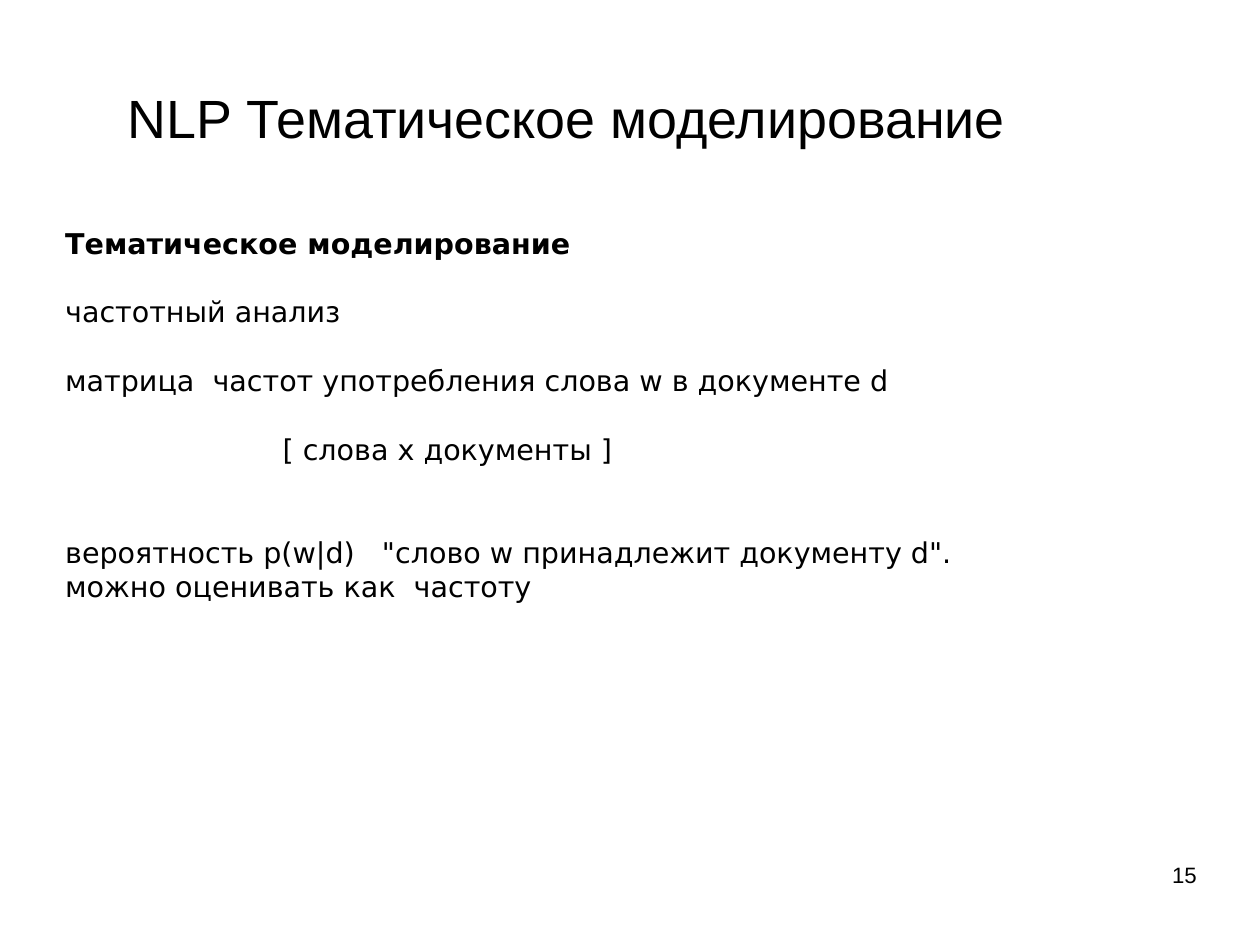
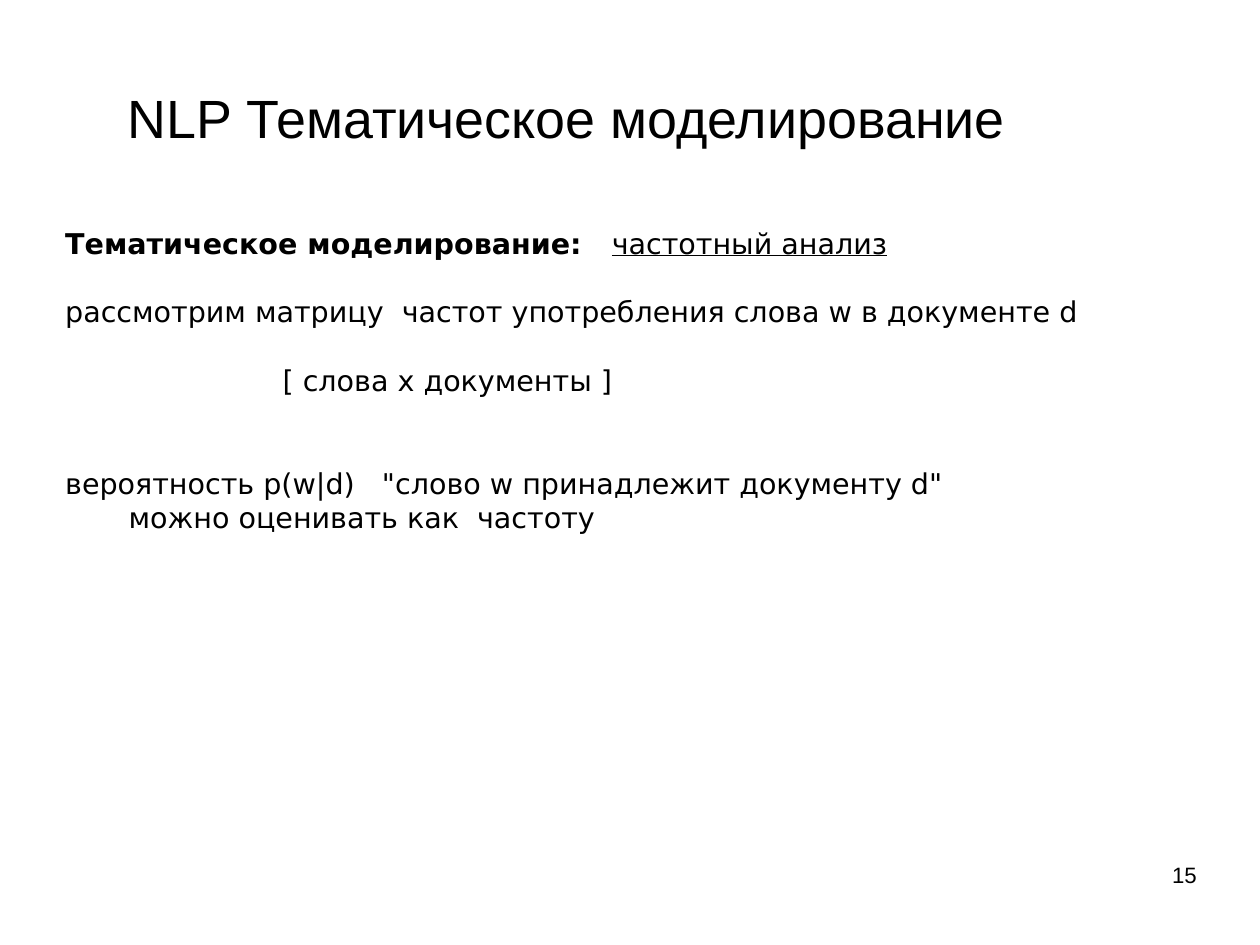
Before and after one commit to mechanoid5/ml_lectorium_legacy, a slide deck: slide 15 of 28-text-topic-mod.odp. Drawn at 1260x945 pixels with LibreOffice and Linux fonts; fonts in the diff are those of the drawing; background and template pictures are left out. Boxes give left, top, right and bottom in pixels: in the first picture for what was removed or moved away, otherwise in the second. Text is boxed around its words. In the diff, an @@ line names an element or a change of style, - is before the commit and + after.

```diff
--- a/28-text-topic-mod.odp
+++ b/28-text-topic-mod.odp
@@ text at (x1=65, y1=232, x2=1077, y2=328): text changed @@
-Тематическое моделирование
-частотный анализ
-матрица частот употребления слова w в документе d
+Тематическое моделирование: частотный анализ
+рассмотрим матрицу частот употребления слова w в документе d
@@ text at (x1=65, y1=472, x2=942, y2=500): text changed @@
-вероятность p(w|d) "слово w принадлежит документу d".
+вероятность p(w|d) "слово w принадлежит документу d"
```
Also in this commit, not shown: 5 other files.
